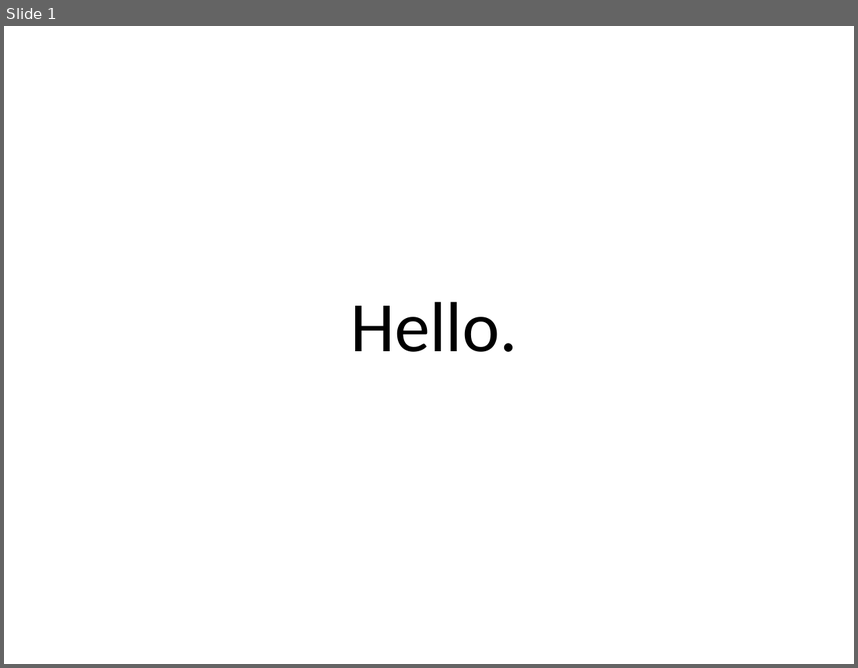
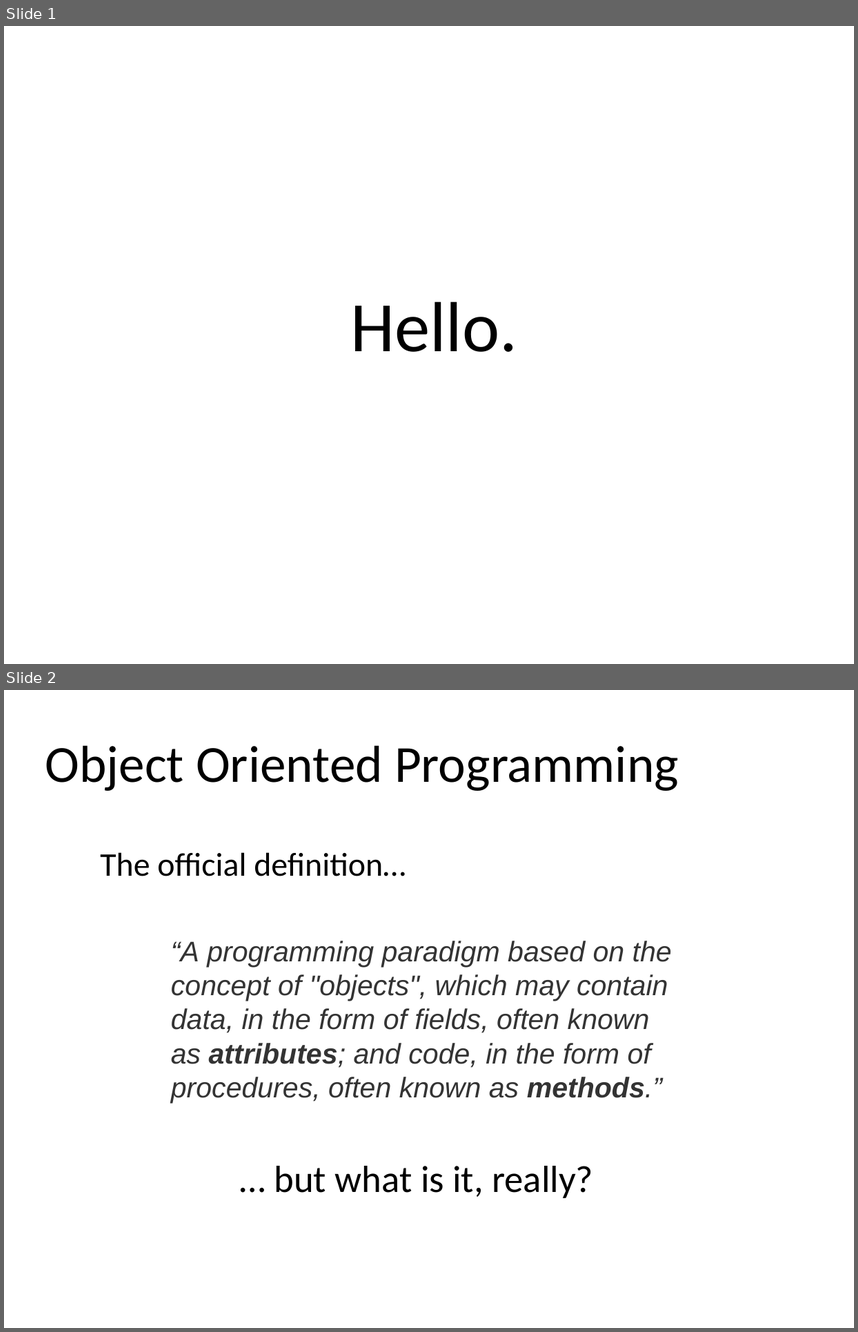
Before and after one commit to Chances-1/Swerve, a slide deck: Java_Class_23rd_Nov.pptx. Shown one above the other, each under a label of ours: slide 1 before the commit, slides 1 and 2 after it. The pictures are 858x668 and 858x1332 pixels, drawn with LibreOffice and Linux fonts; fonts in the diff are those of the drawing. Boxes give left, top, right and bottom in pixels: in the first picture for what was removed or moved away, otherwise in the second. Text is boxed around its words. In the diff, an @@ line names an element or a change of style, - is before the commit and + after.

```diff
--- a/Java_Class_23rd_Nov.pptx
+++ b/Java_Class_23rd_Nov.pptx
@@ slide 2 added at <box>4,690,854,1328</box>, background #FFFFFF @@
@@ text added at <box>45,745,679,791</box>, 44 pt, text #000000 @@
+Object Oriented Programming
@@ text added at <box>100,852,406,876</box>, 28 pt, text #000000 @@
+The official definition…
@@ text added at <box>171,940,672,1103</box>, 24 pt, text #333333, italic @@
+“A programming paradigm based on the concept of "objects", which may contain data, in the form of fields, often known as attributes; and code, in the form of procedures, often known as methods.”
@@ text added at <box>274,1165,593,1198</box>, 32 pt, text #000000 @@
+… but what is it, really?
```
Also in this commit, not shown: 9 other slides added, 1 slide removed.
